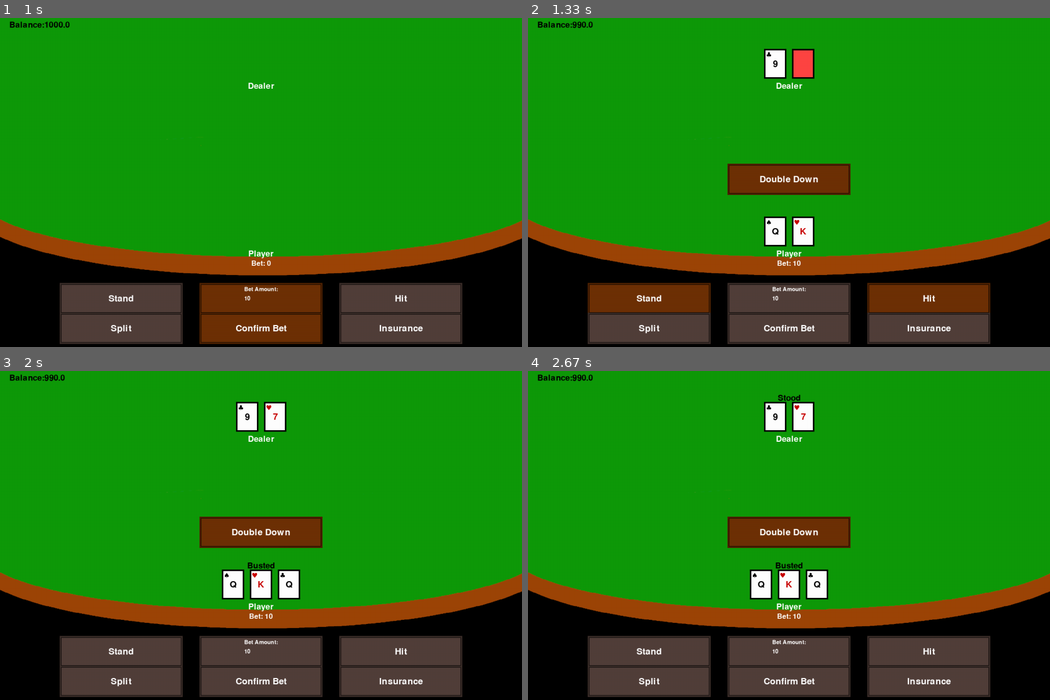
Above: before the commit, frames 1-4 (two rows, left to right).
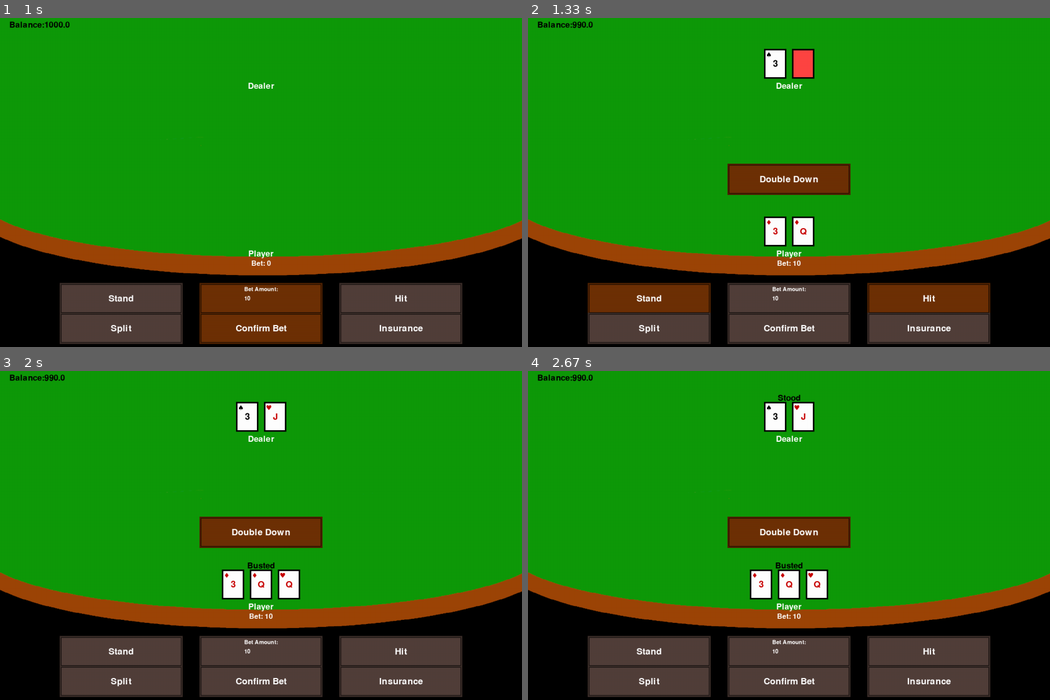
Above: after the commit, the same moments.

Repository: CDonners/None-Exam-Assessment-2026-AQA
Game: pygame game, started from bankrollBust/main.py
Two runs of this game, one before a commit and one after it. Both use one fixed random seed, a clock stepped at 60 frames per second and the inputs below.
Inputs (mouse positions are in pixels of both pictures, inside the frame that each line leads up to):
- Up to frame 1 (1 s): press the mouse at (261, 123) at 0.37 s; move the mouse to (266, 202) at 0.47 s; release the mouse at (276, 277) at 0.6 s; click "Start Game" at 0.78 s
- Up to frame 2 (1.33 s): click "Confirm Bet" at 1.08 s
- Up to frame 3 (2 s): press the mouse at (401, 650) at 1.4 s; move the mouse to (240, 574) at 1.5 s; release the mouse at (83, 499) at 1.63 s
- Up to frame 4 (2.67 s): no input

Frame 1 is identical in both runs. In frame 2, less than 0.1% of the frame differs, in the area x 45-54%, y 10-66%; in frame 3, 0.1%, in the area x 43-56%, y 10-66%; in frame 4, 0.1%.

Commit message:
Adding genRandFloat

Diff:
--- a/bankrollBust/gameLogic.py
+++ b/bankrollBust/gameLogic.py
@@ -1,7 +1,7 @@
 from deckLogic import deckHandling
 from players import player, NPC, dealer
 import pygame
-from pygameUtils.rand import genRandInt
+from pygameUtils.rand import genRandInt, genRandFloat
 
 NPCNAMES = ["Paul","Noel","Aniyah","Dalton","Mariah","Zeke","Jolie","Kristian","Brynlee","Dilan","Charlotte","Cory","Camila","Sonny","Martha","Quincy","Elliot","Blaze","Paola","Cain","Anya","Raylan","Emily","Jax","Lucy"]
 NPCPERSONALITIES = []
@@ -43,31 +43,24 @@
                     self.usedNames.append(pickedName)
         return pickedName
 
-    def generateFloat(self, lowerBound: int, upperBound: int):
-        integerGenerated = genRandInt(8) # Generate an integer
-        while integerGenerated > upperBound or integerGenerated < lowerBound: # While it is between the bounds
-            integerGenerated = genRandInt(8) # Regenerate integer
-        generatedFloat = integerGenerated/100
-        return generatedFloat
-
     def generateProsperity(self):
         # Must generate a float between 0.5-1.5
-        generatedProsperity = self.generateFloat(50, 150)
+        generatedProsperity = genRandFloat(0.5, 1.5)
         return generatedProsperity
 
     def generateConfidence(self):
         # Must generate a float between 0.75-1.25
-        generatedConfidence = self.generateFloat(75, 125)
+        generatedConfidence = genRandFloat(0.75, 1.25)
         return generatedConfidence
 
     def generateJudgement(self):
         # Must generate a float between 0.75-1.25
-        generatedJudgement = self.generateFloat(75, 125)
+        generatedJudgement = genRandFloat(0.75, 1.25)
         return generatedJudgement
 
     def generateExperience(self):
         # Must generate a float between 0.5-1.5
-        generatedExperience = self.generateFloat(50, 150)
+        generatedExperience = genRandFloat(0.75, 1.50)
         return generatedExperience
 
 class handleGameUI:
@@ -99,7 +92,7 @@
 
     def drawPlayerBets(self, players):
         for playerObj in players:
-            if playerObj.name != "Dealer":
+            if not playerObj.isDealer:
                 betCentre = (self.playerSeats[playerObj][0], self.playerSeats[playerObj][1]+25)
                 betTextSurface = self.betFont.render(f"Bet: {playerObj.totalBet}", True, (255, 255, 255)) # Creates text surface with colour white
                 betTextRect = betTextSurface.get_rect(center=betCentre)
@@ -212,6 +205,8 @@
 class playGame():
     def __init__(self, screen, noOfDecks: int, difficulty: str, noOfNPCs:int, startingBux: int,  debugMode: bool):
         self.startingBux = startingBux
+        self.noOfDecks = noOfDecks
+        self.noOfNPCs = noOfNPCs
         # Game setup variables
         self.screen = screen
         self.gameSetup = setupGame(startingBux, noOfNPCs)
@@ -225,9 +220,11 @@
         self.gameState = gameStates()
         self.playerAction = playerActionStates()
         # Gameplay Attributes
-        self.cardCount = 0
+        self.runningCount = 0
+        self.trueCount = 0
         self.seenCards = 0
         self.currentPlayer = self.players[0]
+        self.dealer = self.players[len(self.players)-1]
         self.playerIndex = 0
         self.bustPlayers = 0 # Integer to count how many players went bust
         # --- DEBUGGING PRUPOSES --- #
@@ -239,8 +236,9 @@
     def getPresetCards(self):
         # Faces: "A", "2", "3", "4", "5", "6", "7", "8", "9", "10", "J", "Q", "K"
         return {
-                "dealer": ["A", "K"],
-                "player": ["2", "2", "2"]
+                "dealer": [],
+                "player": [],
+                0: ["2","2"]
                 }
     # -------------------------- #
 
@@ -261,12 +259,9 @@
             self.gameState.doubleDownAvailable = False
 
     def isInsuranceAvailable(self):
-        dealerHand = self.players[len(self.players)-1].hands[0]
+        dealerHand = self.dealer.hands[0]
         if dealerHand.cards[0].face == "A":
-            if self.currentPlayer.isPlayer and self.currentPlayer.insurance == 0:
-                self.gameState.insuranceAvailable = True
-            else:
-                self.gameState.insuranceAvailable = False
+            self.gameState.insuranceAvailable = True
         else:
             self.gameState.insuranceAvailable = False
 
@@ -280,8 +275,10 @@
         return False
 
     def increaseCount(self, card):
-        self.cardCount += card.cardWeight
+        self.runningCount += card.cardWeight
         self.seenCards += 1
+        decksRemaining = self.noOfDecks - round(self.seenCards // 56)
+        self.trueCount = self.trueCount // decksRemaining
 
     def progressTurn(self):
         # If the current hand index is the last hand
@@ -318,16 +315,16 @@
 
     def getPlayerSeats(self):
         # Assigns players their seating positions
-        seatingPositions = [(), (), (), (700, 650), (), (), ()] # TODO Find good seating positions, will be the position of the text of the player's name
+        seatingPositions = [(300, 250), (300, 550), (700, 650), (1100,550), (1100,250)] # TODO Find good seating positions, will be the position of the text of the player's name
         playerPos = 0 # Position of the player in the list
         seatingPosDict = {}
         # Get the position of the user in the players list
-        for i in self.players:
-            if i.name == "Player":
-                playerPos = self.players.index(i)
+        for player in self.players:
+            if player.isPlayer:
+                playerPos = self.players.index(player)
         # Align the 2 lists so the middles match
-        startingPos = 3 - playerPos # 3 is the middle of the seatingPositions list, player pos should be the middle of the players list
-        for i in range(startingPos, len(self.players) + startingPos):
+        startingPos = 2 - playerPos # 2 is the middle of the seatingPositions list, player pos should be the middle of the players list
+        for i in range(startingPos, len(self.players)-1 + startingPos):
             # self.players[i - startingPos] "i - startingPos" Is the index of the players in the player list
             # seatingPositions[i] is the aligned seating position
             seatingPosDict[self.players[i - startingPos]] = seatingPositions[i]
--- a/bankrollBust/pygameUtils/rand.py
+++ b/bankrollBust/pygameUtils/rand.py
@@ -10,12 +10,22 @@
             integer = byteStringValue
             return integer
 
+def genRandFloat(upperBound: float, lowerBound: float):
+    upperBound *= 100
+    lowerBound *= 100
+    integerGenerated = genRandInt(8) # Generate an integer
+    while integerGenerated > upperBound or integerGenerated < lowerBound: # While it is between the bounds
+        integerGenerated = genRandInt(8) # Regenerate integer
+    generatedFloat = integerGenerated/100
+    return generatedFloat
+
 def shuffleList(givenList):
-    for pos in range(len(givenList)-1,-1,-1):
-        # Get the new position
-        bitLength = pos.bit_length() # Gets how many bits is in the index
-        newPos = genRandInt(bitLength) # Create Position
-        while newPos >= len(givenList)-1: # If the position is out of range gen again
-            newPos = genRandInt(bitLength) # Creates a new position
-        givenList[pos], givenList[newPos] = givenList[newPos], givenList[pos] # Flips position values
+    for _ in range(3): # Repeat shuffle 3 times to ensure proper shuffle
+        for pos in range(len(givenList)-1,-1,-1):
+            # Get the new position
+            bitLength = pos.bit_length() # Gets how many bits is in the index
+            newPos = genRandInt(bitLength) # Create Position
+            while newPos >= len(givenList)-1: # If the position is out of range gen again
+                newPos = genRandInt(bitLength) # Creates a new position
+            givenList[pos], givenList[newPos] = givenList[newPos], givenList[pos] # Flips position values
     return givenList
